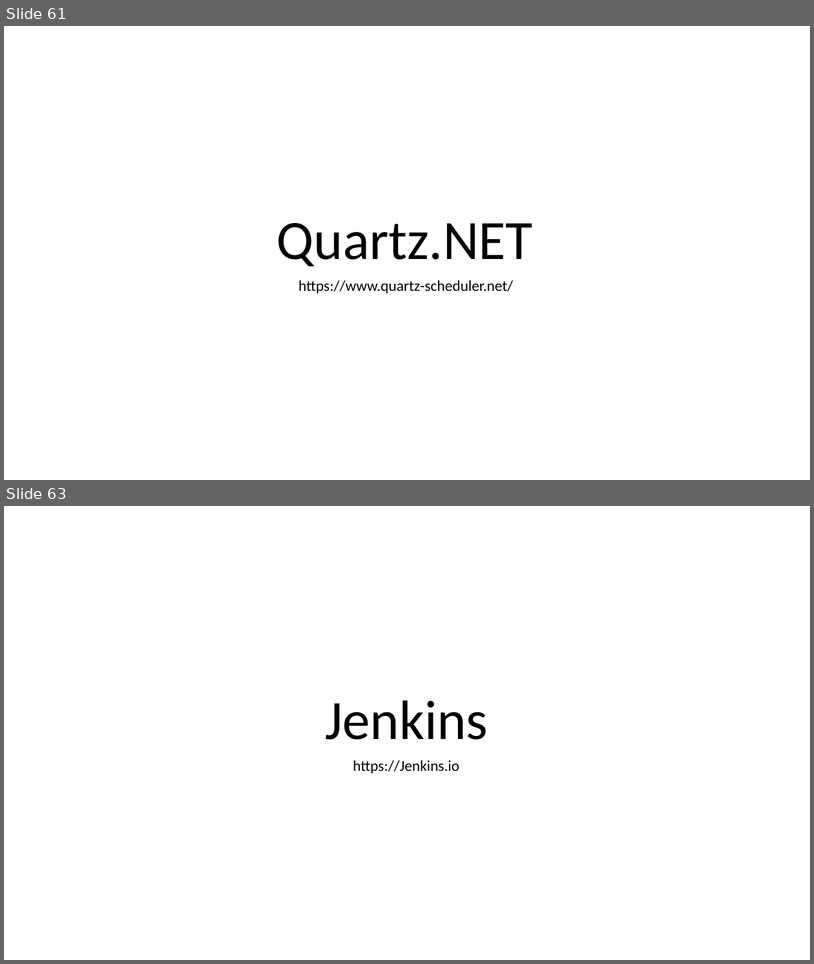
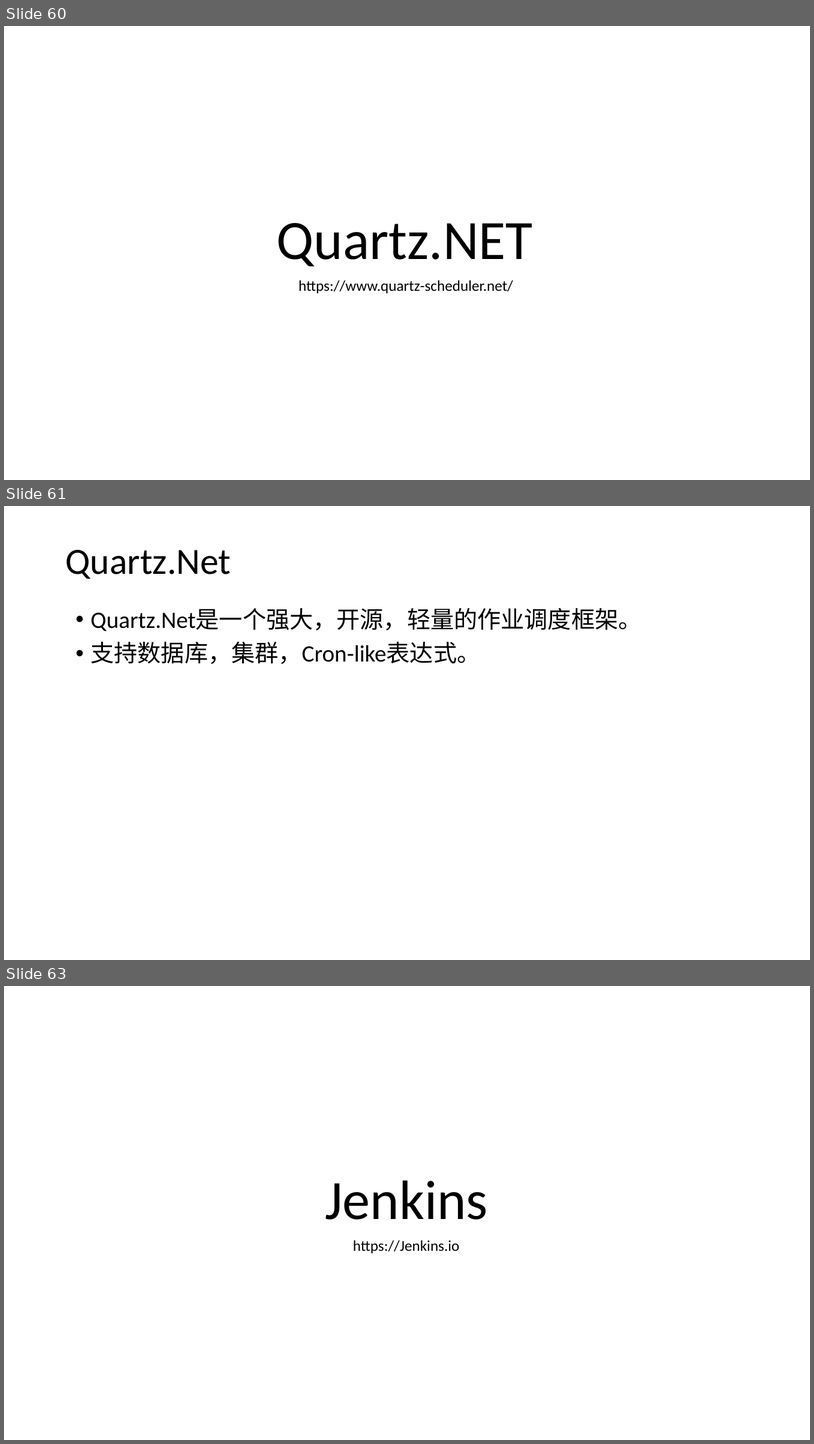
Before and after one commit to axzxs2001/HisMicroserviceSample, a slide deck: HisMicroserviceSample/Doc/基于.net core微服务.pptx. Shown one above the other, each under a label of ours: slides 61 and 63 before the commit, slides 60, 61 and 63 after it; the slides between them are not shown. The pictures are 814x964 and 814x1444 pixels, drawn with LibreOffice and Linux fonts; fonts in the diff are those of the drawing; background and template pictures are left out. Boxes give left, top, right and bottom in pixels: in the first picture for what was removed or moved away, otherwise in the second. Text is boxed around its words. In the diff, an @@ line names an element or a change of style, - is before the commit and + after.

```diff
--- a/HisMicroserviceSample/Doc/基于.net core微服务.pptx
+++ b/HisMicroserviceSample/Doc/基于.net core微服务.pptx
@@ slide 61 added at [4,506,810,960], background picture (left out) @@
@@ title added at [65,550,231,579], 44 pt, text #000000 @@
+Quartz.Net
@@ text added at [90,608,642,664], 28 pt, text #000000 @@
+• Quartz.Net是一个强大，开源，轻量的作业调度框架。
+• 支持数据库，集群，Cron-like表达式。
@@ what was slide 61 is now slide 60 @@
```
Also in this commit, not shown: 1 slide changed, 3 other slides added, 3 slides removed.
